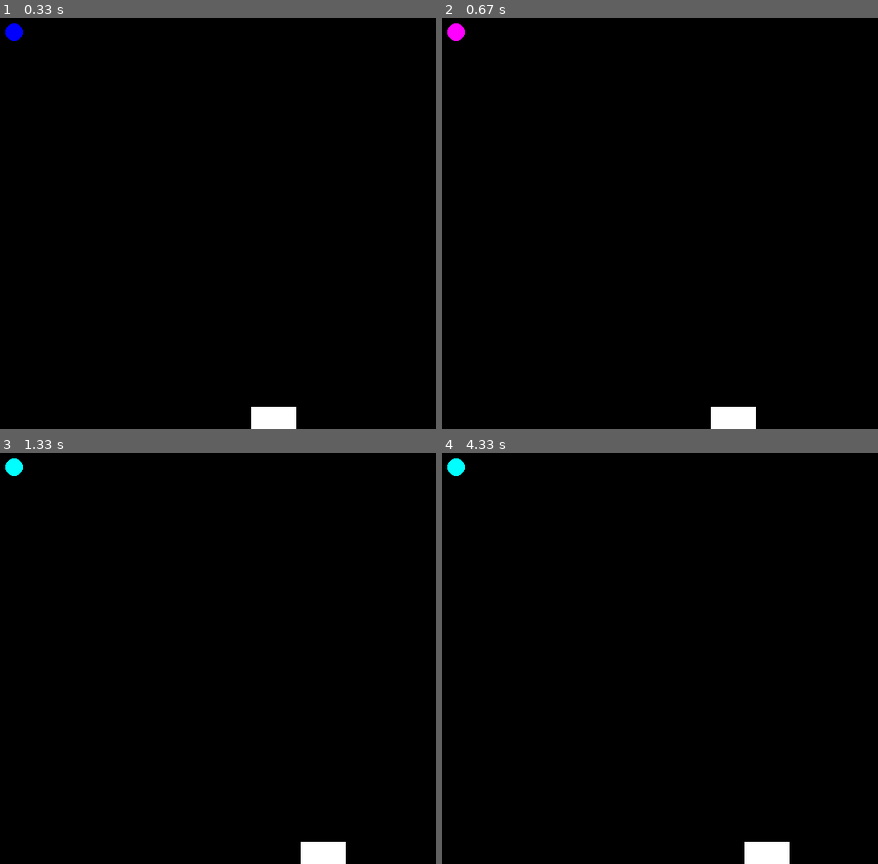
Above: before the commit, frames 1-4 (two rows, left to right).
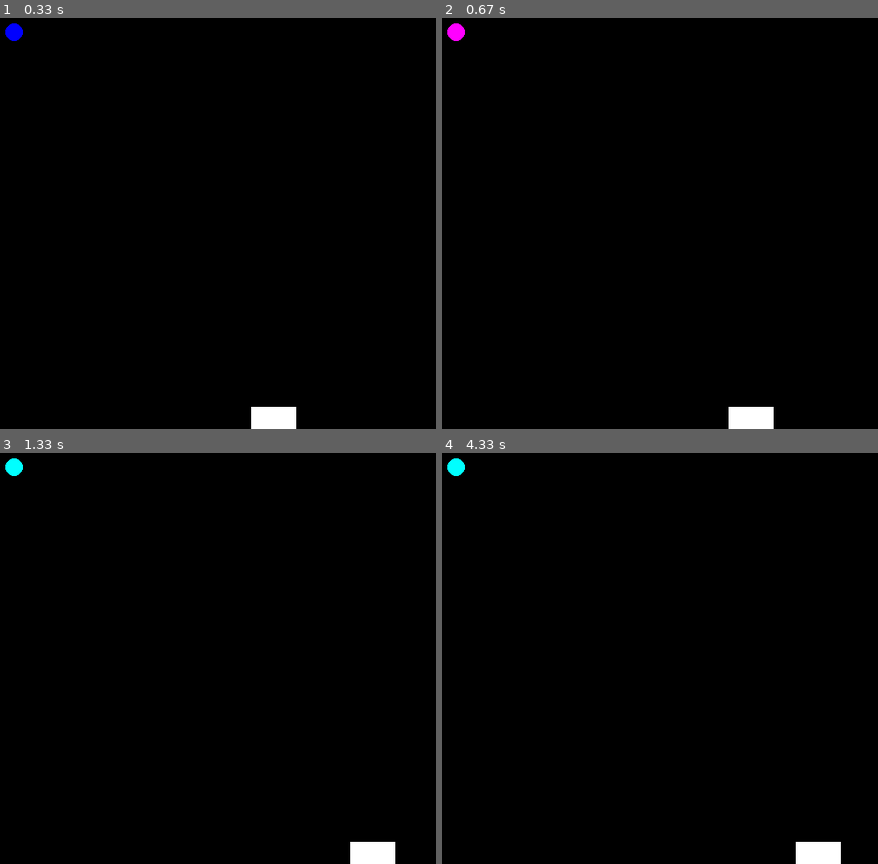
Above: after the commit, the same moments.

Repository: David-Sheehy/pygame_juggling
Game: pygame game, started from juggling/juggling.py
The game is run twice, just before and just after one commit, with the same random seed, the same clock (stepped at 60 frames per second) and the same inputs.
Inputs:
- Up to frame 1 (0.33 s): no input
- Up to frame 2 (0.67 s): hold Right from 0.33 s (still down)
- Up to frame 3 (1.33 s): release Right at 0.8 s; hold Right 0.83-1.3 s
- Up to frame 4 (4.33 s): hold Left 1.33-1.87 s; hold Left 1.9-2.3 s; hold Right 2.33-2.97 s; hold Left 3-3.47 s; hold Right 3.5-3.97 s; hold Right from 4 s (still down)

Frame 1 is identical in both runs. In frame 2, 0.4% of the frame differs, in the area x 61-77%, y 94-100%; in frame 3, 1.1%, in the area x 68-91%, y 94-100%; in frame 4, 1.1%.

Commit message:
Added several puck specific variables to the config file. The puck now checks boundries before moving left or right.

Diff:
--- a/juggling/config.py
+++ b/juggling/config.py
@@ -21,3 +21,8 @@
 DOWN=274
 RIGHT=275
 LEFT=276
+
+# puck stuff
+PUCK_WIDTH = 50
+PUCK_HEIGHT = 25
+PUCK_SPEED = 2
--- a/juggling/juggling.py
+++ b/juggling/juggling.py
@@ -37,20 +37,28 @@
                     MOVE_LEFT = True
                     # move left
                 else:
+                    # do nothing
                     pass
             elif e.type == pygame.KEYUP:
-                MOVE_RIGHT = MOVE_LEFT = False
+                if e.key == 275:
+                    MOVE_RIGHT = False
+                elif e.key == 276:
+                    MOVE_LEFT = False
+                else:
+                    # do nothing
+                    pass
             else:
                 # do nothing
                 pass
 
         # update game state
         # move the puck
-        if MOVE_RIGHT:
-            puck.move(w,1,0)
-        elif MOVE_LEFT:
-            puck.move(w,-1,0)
+        if MOVE_RIGHT and puck.pos[0] < config.WIDTH - puck.width:
+            puck.move(w,config.PUCK_SPEED,0)
+        elif MOVE_LEFT and puck.pos[0] > 0:
+            puck.move(w,-config.PUCK_SPEED,0)
         else:
+            # do nothing
             pass
 
 
--- a/juggling/models.py
+++ b/juggling/models.py
@@ -46,8 +46,8 @@
     """
 
     def __init__(self, position=[0,0]):
-        self.width = 50
-        self.height= 25
+        self.width = config.PUCK_WIDTH
+        self.height= config.PUCK_HEIGHT
         # top left, top right, bot left, bot right
         self.color = config.WHITE
         self.pos = position
